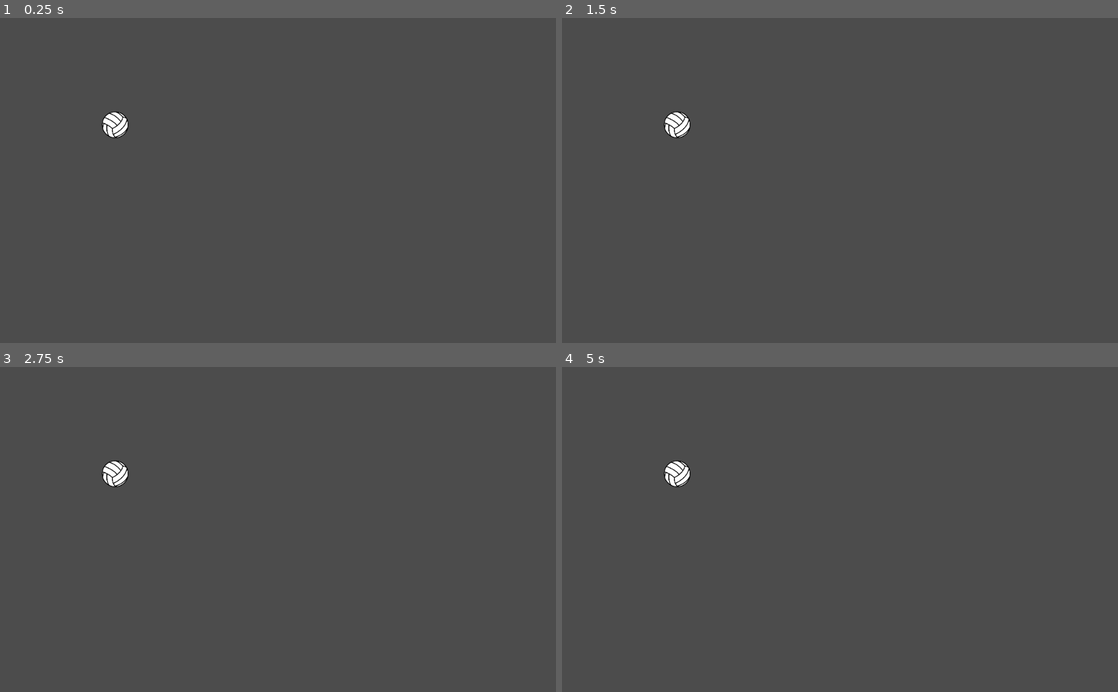
Above: before the commit, frames 1-4 (two rows, left to right).
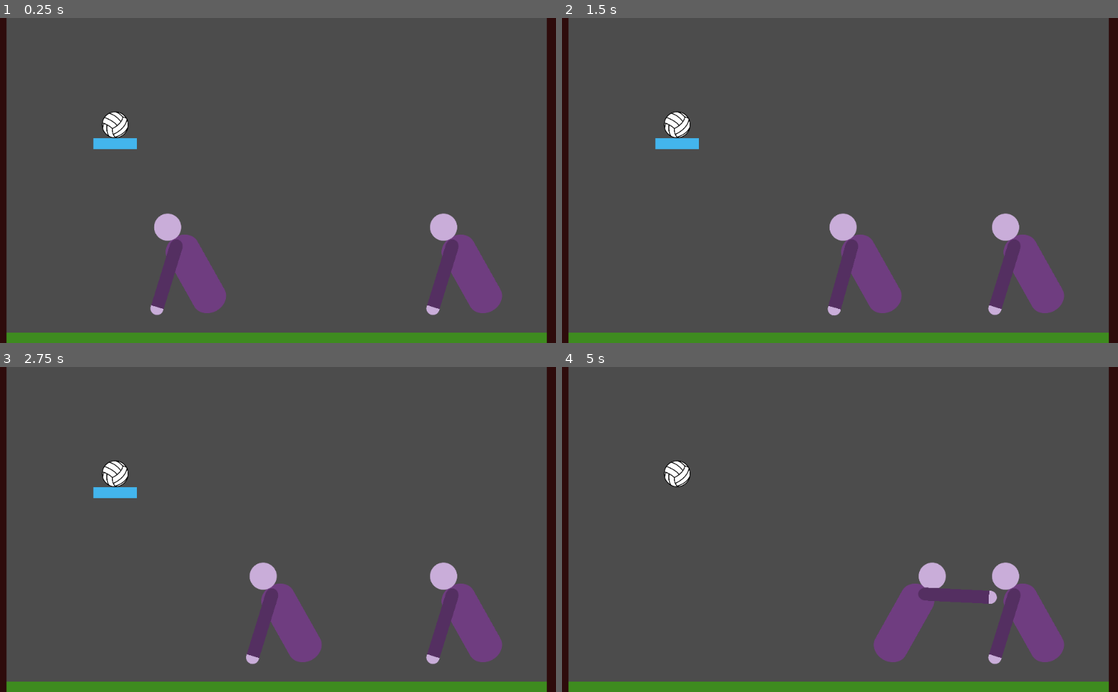
Above: after the commit, the same moments.

Repository: craigostrin/volleyball-practice
Game: Godot game, scene res://src/Game.tscn
Same seed, same stepped clock (60 frames per second), same inputs: the game is played once before the commit and once after it.
Inputs:
- Up to frame 1 (0.25 s): no input
- Up to frame 2 (1.5 s): tap Enter at 0.5 s; hold Space (pass) 0.53-1.28 s; hold D (move_right) from 0.53 s (still down); tap Up (ui_up) at 0.77 s; tap Space (pass) at 1.35 s
- Up to frame 3 (2.75 s): tap Up (ui_up) at 1.52 s; release D (move_right) at 2.03 s; hold A (move_left) from 2.03 s (still down); hold Space (pass) from 2.03 s (still down)
- Up to frame 4 (5 s): release A (move_left) at 2.78 s; release Space (pass) at 2.78 s; hold D (move_right) 2.78-4.28 s; tap Space (pass) at 2.85, 4.35 s; tap Up (ui_up) at 3.02, 3.77, 4.52 s; hold Space (pass) 3.53-4.28 s; tap Ctrl (reset_platform, bound only before the commit) at 4.15 s; hold A (move_left) from 4.28 s (still down)

The runs differ from the first frame. In frame 1, 11% of the frame differs, in the area x 0-100%, y 0-100%; in frame 2, 11%; in frame 3, 11%; in frame 4, 10%.

Commit message:
added art, player2, started on hit counter

Diff:
--- a/project.godot
+++ b/project.godot
@@ -18,14 +18,12 @@
 
 move_left={
 "deadzone": 0.5,
-"events": [ Object(InputEventKey,"resource_local_to_scene":false,"resource_name":"","device":0,"alt":false,"shift":false,"control":false,"meta":false,"command":false,"pressed":false,"scancode":16777231,"unicode":0,"echo":false,"script":null)
-, Object(InputEventKey,"resource_local_to_scene":false,"resource_name":"","device":0,"alt":false,"shift":false,"control":false,"meta":false,"command":false,"pressed":false,"scancode":65,"unicode":0,"echo":false,"script":null)
+"events": [ Object(InputEventKey,"resource_local_to_scene":false,"resource_name":"","device":0,"alt":false,"shift":false,"control":false,"meta":false,"command":false,"pressed":false,"scancode":65,"unicode":0,"echo":false,"script":null)
  ]
 }
 move_right={
 "deadzone": 0.5,
-"events": [ Object(InputEventKey,"resource_local_to_scene":false,"resource_name":"","device":0,"alt":false,"shift":false,"control":false,"meta":false,"command":false,"pressed":false,"scancode":16777233,"unicode":0,"echo":false,"script":null)
-, Object(InputEventKey,"resource_local_to_scene":false,"resource_name":"","device":0,"alt":false,"shift":false,"control":false,"meta":false,"command":false,"pressed":false,"scancode":68,"unicode":0,"echo":false,"script":null)
+"events": [ Object(InputEventKey,"resource_local_to_scene":false,"resource_name":"","device":0,"alt":false,"shift":false,"control":false,"meta":false,"command":false,"pressed":false,"scancode":68,"unicode":0,"echo":false,"script":null)
  ]
 }
 pass={
@@ -33,7 +31,7 @@
 "events": [ Object(InputEventKey,"resource_local_to_scene":false,"resource_name":"","device":0,"alt":false,"shift":false,"control":false,"meta":false,"command":false,"pressed":false,"scancode":32,"unicode":0,"echo":false,"script":null)
  ]
 }
-reset_platform={
+flip={
 "deadzone": 0.5,
 "events": [ Object(InputEventKey,"resource_local_to_scene":false,"resource_name":"","device":0,"alt":false,"shift":false,"control":false,"meta":false,"command":false,"pressed":false,"scancode":16777238,"unicode":0,"echo":false,"script":null)
  ]
@@ -42,6 +40,26 @@
 "deadzone": 0.5,
 "events": [ Object(InputEventKey,"resource_local_to_scene":false,"resource_name":"","device":0,"alt":false,"shift":false,"control":false,"meta":false,"command":false,"pressed":false,"scancode":96,"unicode":0,"echo":false,"script":null)
 , Object(InputEventKey,"resource_local_to_scene":false,"resource_name":"","device":0,"alt":false,"shift":false,"control":false,"meta":false,"command":false,"pressed":false,"scancode":82,"unicode":0,"echo":false,"script":null)
+ ]
+}
+move_left2={
+"deadzone": 0.5,
+"events": [ Object(InputEventKey,"resource_local_to_scene":false,"resource_name":"","device":0,"alt":false,"shift":false,"control":false,"meta":false,"command":false,"pressed":false,"scancode":16777231,"unicode":0,"echo":false,"script":null)
+ ]
+}
+move_right2={
+"deadzone": 0.5,
+"events": [ Object(InputEventKey,"resource_local_to_scene":false,"resource_name":"","device":0,"alt":false,"shift":false,"control":false,"meta":false,"command":false,"pressed":false,"scancode":16777233,"unicode":0,"echo":false,"script":null)
+ ]
+}
+pass2={
+"deadzone": 0.5,
+"events": [ Object(InputEventKey,"resource_local_to_scene":false,"resource_name":"","device":0,"alt":false,"shift":false,"control":false,"meta":false,"command":false,"pressed":false,"scancode":16777350,"unicode":0,"echo":false,"script":null)
+ ]
+}
+flip2={
+"deadzone": 0.5,
+"events": [ Object(InputEventKey,"resource_local_to_scene":false,"resource_name":"","device":0,"alt":false,"shift":false,"control":false,"meta":false,"command":false,"pressed":false,"scancode":16777348,"unicode":0,"echo":false,"script":null)
  ]
 }
 
--- a/src/Ball/RigidBall.gd
+++ b/src/Ball/RigidBall.gd
@@ -1,9 +1,8 @@
 extends RigidBody2D
 
+signal hit_platform
+signal hit_wall
 signal stuck_on_floor
-
-var is_on_floor := false
-var floortestind := 0
 
 onready var vis_notifier: VisibilityNotifier2D = $VisibilityNotifier2D
 onready var offscreen_indicator: Node2D = $OffscreenIndicator
@@ -36,7 +35,8 @@
 
 
 func _on_RigidBall_body_entered(body: Node) -> void:
-	pass
+	if body.is_in_group("wall"):
+		emit_signal("hit_wall")
 
 
 func _on_FloorDetector_body_entered_exited(body: Node, has_entered: bool) -> void:
@@ -51,4 +51,3 @@
 
 func _on_FloorTimer_timeout() -> void:
 	emit_signal("stuck_on_floor")
-	print("im stuck")
--- a/src/Ball/RigidBall.tscn
+++ b/src/Ball/RigidBall.tscn
@@ -11,7 +11,7 @@
 radius = 25.0
 
 [sub_resource type="CircleShape2D" id=3]
-radius = 30.0
+radius = 32.0
 
 [node name="RigidBall" type="RigidBody2D"]
 collision_layer = 2
@@ -25,7 +25,7 @@
 script = ExtResource( 3 )
 
 [node name="VisibilityNotifier2D" type="VisibilityNotifier2D" parent="."]
-position = Vector2( 0, -81.5799 )
+position = Vector2( 0, -123.58 )
 rect = Rect2( -25, -25, 50, 50 )
 
 [node name="OffscreenIndicator" type="Node2D" parent="."]
--- a/src/BallRelease.gd
+++ b/src/BallRelease.gd
@@ -10,9 +10,11 @@
 
 
 func reset() -> void:
+	show()
 	collider.set_deferred("disabled", false)
 	timer.start()
 
 
 func _on_Timer_timeout() -> void:
 	collider.set_deferred("disabled", true)
+	hide()
--- a/src/Game.gd
+++ b/src/Game.gd
@@ -1,5 +1,7 @@
 extends Node2D
 ### TO DO ###
+# UI, art, sound
+# hit tracker (wall, or arm? both?)
 # button to turn around
 # mini achievements
 # like, bounce ball off head and then hit wall
@@ -7,6 +9,8 @@
 # possibly v1.5
 # 2.0: 2 player mode!
 
+var hit_count := 0
+var wall_count := 0
 
 const ball_scene := preload("res://src/Ball/RigidBall.tscn")
 
--- a/src/Game.tscn
+++ b/src/Game.tscn
@@ -1,18 +1,69 @@
-[gd_scene load_steps=7 format=2]
+[gd_scene load_steps=8 format=2]
 
 [ext_resource path="res://src/Ball/RigidBall.tscn" type="PackedScene" id=1]
 [ext_resource path="res://src/Player.tscn" type="PackedScene" id=2]
 [ext_resource path="res://src/Game.gd" type="Script" id=3]
 [ext_resource path="res://src/BallRelease.gd" type="Script" id=4]
+[ext_resource path="res://art/blank_rect.png" type="Texture" id=5]
 
 [sub_resource type="RectangleShape2D" id=1]
-extents = Vector2( 40, 10 )
+extents = Vector2( 595, 10 )
 
 [sub_resource type="RectangleShape2D" id=2]
-extents = Vector2( 595, 10 )
+extents = Vector2( 40, 10 )
 
 [node name="Game" type="Node2D"]
 script = ExtResource( 3 )
+
+[node name="Environment" type="Node2D" parent="."]
+
+[node name="Floor" type="StaticBody2D" parent="Environment"]
+position = Vector2( 488, 591 )
+collision_layer = 4
+collision_mask = 2
+
+[node name="CollisionShape2D" type="CollisionShape2D" parent="Environment/Floor"]
+shape = SubResource( 1 )
+
+[node name="grass" type="Sprite" parent="Environment/Floor"]
+modulate = Color( 0.243137, 0.545098, 0.121569, 1 )
+position = Vector2( 0, 4.99998 )
+scale = Vector2( 11.8931, 0.750001 )
+texture = ExtResource( 5 )
+
+[node name="Wall" type="StaticBody2D" parent="Environment" groups=[
+"wall",
+]]
+position = Vector2( 1.61438, 61.6999 )
+rotation = 1.5708
+collision_layer = 4
+collision_mask = 3
+
+[node name="CollisionShape2D" type="CollisionShape2D" parent="Environment/Wall"]
+shape = SubResource( 1 )
+
+[node name="wall" type="Sprite" parent="Environment/Wall"]
+modulate = Color( 0.180392, 0.0431373, 0.0431373, 1 )
+position = Vector2( 232.193, 4.99633 )
+scale = Vector2( 7.00304, 0.750183 )
+texture = ExtResource( 5 )
+
+[node name="Wall2" type="StaticBody2D" parent="Environment" groups=[
+"wall",
+]]
+position = Vector2( 1023.14, 70.8032 )
+rotation = 1.5708
+collision_layer = 4
+collision_mask = 3
+
+[node name="CollisionShape2D" type="CollisionShape2D" parent="Environment/Wall2"]
+shape = SubResource( 1 )
+
+[node name="wall2" type="Sprite" parent="Environment/Wall2"]
+modulate = Color( 0.180392, 0.0431373, 0.0431373, 1 )
+position = Vector2( 232, 1.307 )
+scale = Vector2( 7.00304, 0.750183 )
+texture = ExtResource( 5 )
 
 [node name="BallSpawn" type="Position2D" parent="."]
 position = Vector2( 212, 194 )
@@ -23,8 +74,14 @@
 collision_mask = 2
 script = ExtResource( 4 )
 
+[node name="rect" type="Sprite" parent="BallSpawn/BallRelease"]
+modulate = Color( 0.262745, 0.709804, 0.929412, 1 )
+position = Vector2( -1.31726e-05, -0.0549908 )
+scale = Vector2( 0.8, 0.5 )
+texture = ExtResource( 5 )
+
 [node name="CollisionShape2D" type="CollisionShape2D" parent="BallSpawn/BallRelease"]
-shape = SubResource( 1 )
+shape = SubResource( 2 )
 
 [node name="Timer" type="Timer" parent="BallSpawn/BallRelease"]
 wait_time = 3.0
@@ -35,31 +92,12 @@
 position = Vector2( 212, 194 )
 mass = 20.0
 
-[node name="Floor" type="StaticBody2D" parent="."]
-position = Vector2( 488, 591 )
-collision_layer = 4
-collision_mask = 2
-
-[node name="CollisionShape2D" type="CollisionShape2D" parent="Floor"]
-shape = SubResource( 2 )
-
-[node name="Wall" type="StaticBody2D" parent="."]
-position = Vector2( 1.61438, 61.6999 )
-rotation = 1.5708
-collision_layer = 4
-collision_mask = 3
-
-[node name="CollisionShape2D" type="CollisionShape2D" parent="Wall"]
-shape = SubResource( 2 )
-
-[node name="Wall2" type="StaticBody2D" parent="."]
-position = Vector2( 1023.14, 70.8032 )
-rotation = 1.5708
-collision_layer = 4
-collision_mask = 3
-
-[node name="CollisionShape2D" type="CollisionShape2D" parent="Wall2"]
-shape = SubResource( 2 )
-
 [node name="Player" parent="." instance=ExtResource( 2 )]
 position = Vector2( 324.826, 407.573 )
+
+[node name="Player2" parent="." instance=ExtResource( 2 )]
+position = Vector2( 833, 407.573 )
+move_left_action = "move_left2"
+move_right_action = "move_right2"
+pass_action = "pass2"
+flip_action = "flip2"
--- a/src/Player.gd
+++ b/src/Player.gd
@@ -1,7 +1,14 @@
 extends Node2D
 
-export var speed := 200.0
+export var start_flipped := false
+
+export var speed := 220.0
 export var platform_max_rotation := 90.0
+
+export var move_left_action := "move_left"
+export var move_right_action := "move_right"
+export var pass_action := "pass"
+export var flip_action := "flip"
 
 onready var platform: Node2D = $Platform
 onready var anim_player: AnimationPlayer = $AnimationPlayer
@@ -9,14 +16,15 @@
 
 func _ready() -> void:
 	anim_player.connect("animation_finished", self, "_on_animation_finished")
-	# play the RESET anim on ball collision
+	if start_flipped:
+		flip()
 
 
 func _unhandled_input(event: InputEvent) -> void:
-	if event.is_action_pressed("pass"):
+	if event.is_action_pressed(pass_action):
 		anim_player.play("Pass")
-	if event.is_action_pressed("reset_platform"):
-		anim_player.play("Reset")
+	if event.is_action_pressed(flip_action):
+		flip()
 
 
 func _physics_process(delta: float) -> void:
@@ -28,6 +36,15 @@
 func get_movement() -> Vector2:
 	var move_vec := Vector2.ZERO
 
-	move_vec.x = Input.get_action_strength("move_right") - Input.get_action_strength("move_left")
+	move_vec.x = Input.get_action_strength(move_right_action) - Input.get_action_strength(move_left_action)
 
 	return move_vec
+
+
+func flip() -> void:
+	scale.x *= -1
+
+
+func _on_animation_finished(anim_name: String) -> void:
+	if anim_name == "Pass":
+		anim_player.play("Reset")
--- a/src/Player.tscn
+++ b/src/Player.tscn
@@ -1,15 +1,19 @@
-[gd_scene load_steps=7 format=2]
+[gd_scene load_steps=11 format=2]
 
 [ext_resource path="res://src/Player.gd" type="Script" id=1]
+[ext_resource path="res://art/player/head.png" type="Texture" id=2]
+[ext_resource path="res://art/player/body.png" type="Texture" id=3]
+[ext_resource path="res://art/player/hand.png" type="Texture" id=4]
+[ext_resource path="res://art/player/arm.png" type="Texture" id=5]
 
-[sub_resource type="CircleShape2D" id=3]
+[sub_resource type="CapsuleShape2D" id=1]
+radius = 32.0
+height = 92.0
+
+[sub_resource type="CircleShape2D" id=2]
 radius = 24.8944
 
-[sub_resource type="CapsuleShape2D" id=2]
-radius = 31.6184
-height = 91.8766
-
-[sub_resource type="CapsuleShape2D" id=1]
+[sub_resource type="CapsuleShape2D" id=3]
 radius = 12.0
 height = 120.0
 
@@ -54,12 +58,23 @@
 [node name="RigidBody2D" type="RigidBody2D" parent="Body"]
 mode = 3
 
+[node name="BodyShape2D" type="CollisionShape2D" parent="Body/RigidBody2D"]
+shape = SubResource( 1 )
+
 [node name="HeadShape2D" type="CollisionShape2D" parent="Body/RigidBody2D"]
 position = Vector2( -3.15049, -100.669 )
-shape = SubResource( 3 )
+shape = SubResource( 2 )
 
-[node name="BodyShape2D" type="CollisionShape2D" parent="Body/RigidBody2D"]
-shape = SubResource( 2 )
+[node name="body" type="Sprite" parent="Body/RigidBody2D"]
+modulate = Color( 0.435294, 0.239216, 0.501961, 1 )
+scale = Vector2( 0.5, 0.422976 )
+texture = ExtResource( 3 )
+
+[node name="head" type="Sprite" parent="Body/RigidBody2D"]
+modulate = Color( 0.788235, 0.678431, 0.85098, 1 )
+position = Vector2( -3.15049, -100.669 )
+scale = Vector2( 0.5, 0.5 )
+texture = ExtResource( 2 )
 
 [node name="Platform" type="Node2D" parent="."]
 position = Vector2( 0, 10.803 )
@@ -72,7 +87,18 @@
 continuous_cd = 2
 
 [node name="CollisionShape2D" type="CollisionShape2D" parent="Platform/RigidBody2D"]
-shape = SubResource( 1 )
+shape = SubResource( 3 )
+
+[node name="arm" type="Sprite" parent="Platform/RigidBody2D"]
+modulate = Color( 0.3306, 0.1824, 0.38, 1 )
+scale = Vector2( 0.5, 0.603562 )
+texture = ExtResource( 5 )
+
+[node name="hand" type="Sprite" parent="Platform/RigidBody2D"]
+modulate = Color( 0.788235, 0.678431, 0.85098, 1 )
+position = Vector2( 0, 65.2 )
+scale = Vector2( -0.5, -0.5 )
+texture = ExtResource( 4 )
 
 [node name="AnimationPlayer" type="AnimationPlayer" parent="."]
 autoplay = "Reset"
Binary file added: art/blank_rect.png
Not shown, added: art/blank_rect.png.import
Binary file added: art/player/arm.png
Not shown, added: art/player/arm.png.import
Binary file added: art/player/body.png
Not shown, added: art/player/body.png.import
Binary file added: art/player/hand.png
Not shown, added: art/player/hand.png.import
Binary file added: art/player/head.png
Not shown, added: art/player/head.png.import
